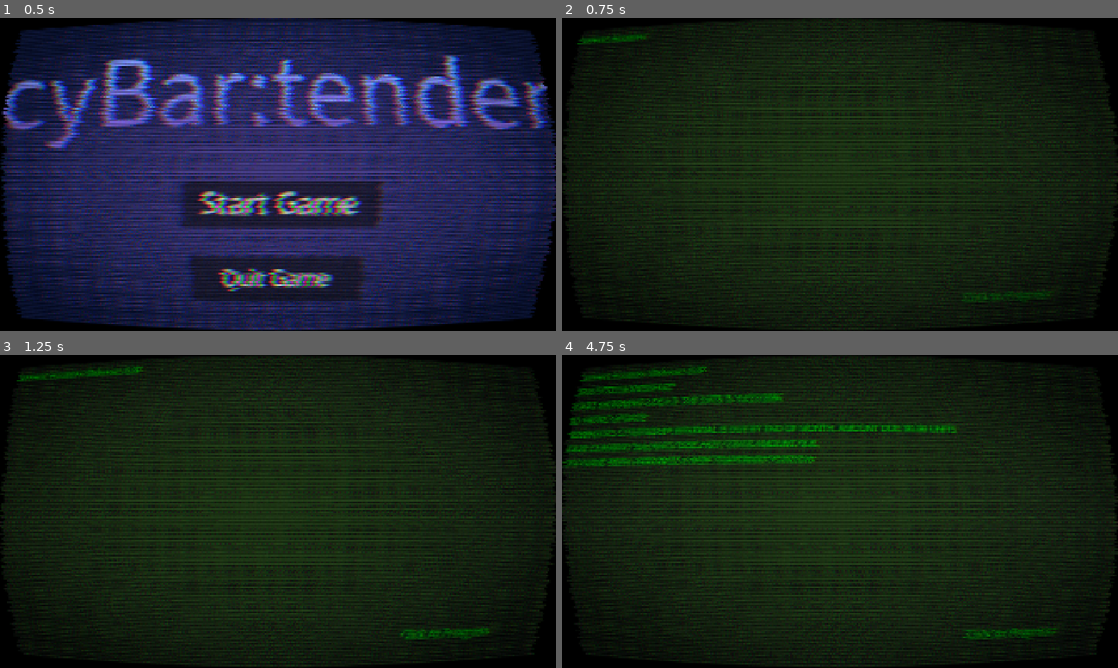
Above: before the commit, frames 1-4 (two rows, left to right).
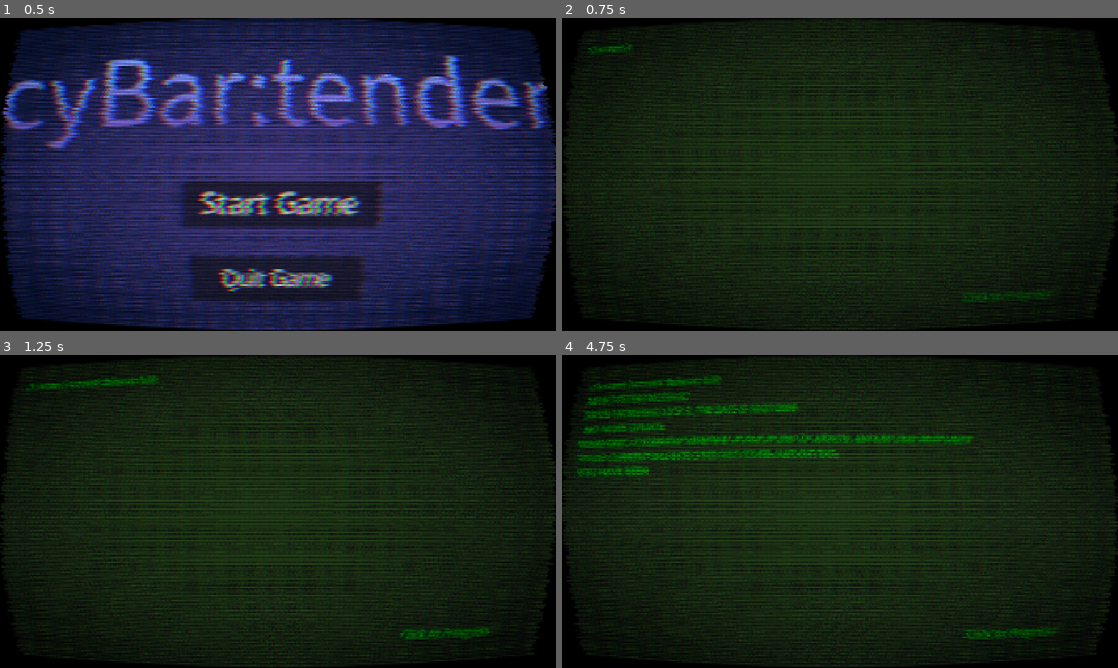
Above: after the commit, the same moments.

Repository: witenson-cmyk/cyBar-tender
Game: Godot game, scene res://start_screen.tscn
The game is run twice, just before and just after one commit, with the same random seed, the same clock (stepped at 60 frames per second) and the same inputs.
Inputs (mouse positions are in pixels of both pictures, inside the frame that each line leads up to):
- Up to frame 1 (0.5 s): no input
- Up to frame 2 (0.75 s): click "Start Game" at 0.5 s
- Up to frame 3 (1.25 s): no input
- Up to frame 4 (4.75 s): tap Enter (ui_accept) at 1.25, 2.75, 4.25 s; move the mouse to (962, 495) at 1.27 s; hold Enter (ui_accept) 1.28-2 s; click (962, 495) at 1.42 s; drag from (728, 527) to (812, 574) at 2.02 s; move the mouse to (895, 442) at 2.77 s; hold Enter (ui_accept) 2.78-3.5 s; tap T (lock_tooltip) at 2.85 s; click (895, 442) at 2.92 s; drag from (812, 574) to (673, 464) at 3.52 s; move the mouse to (1006, 558) at 4.27 s; hold Enter (ui_accept) from 4.28 s (still down); click (1006, 558) at 4.42 s

Frame 1 is identical in both runs. In frame 2, 0.3% of the frame differs, in the area x 2-16%, y 4-12%; in frame 3, 0.8%; in frame 4, 7.6%, in the area x 0-74%, y 3-39%.

Commit message:
basic sounds

Diff:
--- a/Resources/savegame.tres
+++ b/Resources/savegame.tres
@@ -1,6 +1,6 @@
-[gd_resource type="Resource" script_class="player_data" format=3]
+[gd_resource type="Resource" script_class="player_data" format=3 uid="uid://dmvcvnu0r0ip7"]
 
-[ext_resource type="Script" path="res://Scripts/playerData.gd" id="1_0jntd"]
+[ext_resource type="Script" uid="uid://ctrmi7s1alhh3" path="res://Scripts/playerData.gd" id="1_0jntd"]
 
 [resource]
 script = ExtResource("1_0jntd")
--- /dev/null
+++ b/Scripts/audio_manager.gd
@@ -0,0 +1,19 @@
+extends Node2D
+@onready var actual_end: AudioStreamPlayer = $ActualEnd
+@onready var button_noise: AudioStreamPlayer = $ButtonNoise
+@onready var correct: AudioStreamPlayer = $Correct
+@onready var ding: AudioStreamPlayer = $Ding
+@onready var sploosh: AudioStreamPlayer = $Sploosh
+@onready var wrong: AudioStreamPlayer = $Wrong
+@onready var clink: AudioStreamPlayer = $PhotosMetalClink415813
+@onready var low_clink: AudioStreamPlayer = $LowClink
+@onready var ping: AudioStreamPlayer = $Ping
+
+# Called when the node enters the scene tree for the first time.
+func _ready() -> void:
+	pass
+
+
+# Called every frame. 'delta' is the elapsed time since the previous frame.
+func _process(delta: float) -> void:
+	pass
--- a/bookControl.gd
+++ b/Scripts/bookControl.gd
@@ -66,10 +66,13 @@
 		left.visible=true
 
 func _on_open_book_button_down() -> void:
+	AudioManager.button_noise.play()
 	open = not open
 
 func _on_right_button_down() -> void:
+	AudioManager.button_noise.play()
 	page+=1
 
 func _on_left_button_down() -> void:
+	AudioManager.button_noise.play()
 	page-=1
--- a/Scripts/gameManager.gd
+++ b/Scripts/gameManager.gd
@@ -70,6 +70,7 @@
 						load_peeps()
 					newPerson=instance.instantiate()
 					get_node("patrons").add_child(newPerson)
+					AudioManager.ding.play()
 					didIt=true
 					newPerson.position.x=500*ran-800
 					newPerson.position.y=350
@@ -101,11 +102,13 @@
 
 	#end the day
 	if gameHT==2 and day<5:
+		AudioManager.actual_end.play()
 		save_game.days+=1
 		save_game.points+=points
 		save_game.write_savegame()
 		get_tree().change_scene_to_file("res://next_day.tscn")
 	elif day==5:
+		AudioManager.actual_end.play()
 		save_game.points+=points-9000
 		save_game.write_savegame()
 		if save_game.points>=0:
@@ -125,6 +128,7 @@
 	label.text="Tips: "+pointLabel+"       Citations Remaining: "+str(lives)+"       Time: "+gameHL+":"+gameML
 
 func _on_button_button_down() -> void:
+	AudioManager.button_noise.play()
 	dayStarted=true
 	get_node("startDay").queue_free()
 
--- a/Scripts/liquid.gd
+++ b/Scripts/liquid.gd
@@ -4,6 +4,7 @@
 @export var toAdd="vodka"
 var off=Vector2(0,0)
 var previousPosition = startingPos
+var random=RandomNumberGenerator.new()
 # Called when the node enters the scene tree for the first time.
 func _ready() -> void:
 	pass # Replace with function body.
@@ -40,6 +41,8 @@
 					if(all==toAdd):
 						return
 				thing.added.append(toAdd)
+				AudioManager.sploosh.pitch_scale=.4+float(random.randi()%50)/100
+				AudioManager.sploosh.play()
 				return
 
 func _mouse_enter() -> void:
--- a/Scripts/next_day.gd
+++ b/Scripts/next_day.gd
@@ -67,8 +67,12 @@
 		cameraBMAX=0
 	camera.position.y=clamp(camera.position.y,0,cameraBMAX)
 	if visChars < point.get_total_character_count():
-		visChars+=75*delta
+		visChars+=45*delta
+		visChars=clamp(visChars,0,point.get_total_character_count())
+	var prevCharacters = point.visible_characters
 	point.visible_characters=visChars
+	if int(prevCharacters)!=int(point.visible_characters):
+		AudioManager.ping.play()
 
 	i += 2.5*delta
 	if i >=360:
--- a/Scripts/object.gd
+++ b/Scripts/object.gd
@@ -49,6 +49,8 @@
 
 func _on_button_button_down() -> void:
 	dragging = true
+	AudioManager.clink.pitch_scale=.9
+	AudioManager.clink.play()
 	off = get_global_mouse_position() - global_position
 
 func _on_button_button_up() -> void:
@@ -57,6 +59,7 @@
 	if(placed!=null):
 		for thing in placed:
 			if thing.get_meta("place")==true:
+				AudioManager.low_clink.play()
 				lastok=thing.global_position
 				thing.set_meta("place",false)
 				if(lastPlace!=null):
@@ -73,8 +76,10 @@
 					if thing.wants.has("on the rocks"):
 						pointsToAdd+=150
 					get_tree().current_scene.points+=pointsToAdd
+					AudioManager.correct.play()
 				else:
 					get_tree().current_scene.lives=get_tree().current_scene.lives-1
+					AudioManager.wrong.play()
 				thing.queue_free()
 				lastPlace.set_meta("place",true)
 				queue_free()
--- a/Scripts/start_screen.gd
+++ b/Scripts/start_screen.gd
@@ -20,4 +20,5 @@
 
 
 func _on_start_game_button_down() -> void:
+	AudioManager.button_noise.play()
 	get_tree().change_scene_to_file("res://next_day.tscn")
--- /dev/null
+++ b/audio_manager.tscn
@@ -0,0 +1,51 @@
+[gd_scene format=3 uid="uid://c0445a3fx07i"]
+
+[ext_resource type="AudioStream" uid="uid://dsyaakfqkkond" path="res://sounds/actualEnd.wav" id="1_l2k84"]
+[ext_resource type="Script" uid="uid://cnq4547k6a2uq" path="res://Scripts/audio_manager.gd" id="1_l55mp"]
+[ext_resource type="AudioStream" uid="uid://dlt6tfv0g6dn2" path="res://sounds/buttonNoise.wav" id="2_l55mp"]
+[ext_resource type="AudioStream" uid="uid://b3rg8ae5ipcbf" path="res://sounds/correct.wav" id="3_v0gdi"]
+[ext_resource type="AudioStream" uid="uid://x00orpb7p5p5" path="res://sounds/ding.wav" id="4_7fh0q"]
+[ext_resource type="AudioStream" uid="uid://dh5xkra4qmtb6" path="res://sounds/sploosh.wav" id="5_op7ad"]
+[ext_resource type="AudioStream" uid="uid://cqlwygwtsmw3n" path="res://sounds/wrong.wav" id="6_wby2p"]
+[ext_resource type="AudioStream" uid="uid://byw3d5gurcjvm" path="res://sounds/photos-metal-clink-415813.wav" id="8_v0gdi"]
+[ext_resource type="AudioStream" uid="uid://dn47qmbwkeytt" path="res://sounds/lowClink.wav" id="9_7fh0q"]
+[ext_resource type="AudioStream" uid="uid://cxpaqvt1n85xc" path="res://sounds/ping.wav" id="9_op7ad"]
+
+[node name="audioManager" type="Node2D" unique_id=415179991]
+script = ExtResource("1_l55mp")
+
+[node name="ActualEnd" type="AudioStreamPlayer" parent="." unique_id=247873113]
+stream = ExtResource("1_l2k84")
+volume_db = -8.0
+
+[node name="ButtonNoise" type="AudioStreamPlayer" parent="." unique_id=1898152825]
+stream = ExtResource("2_l55mp")
+volume_db = -8.0
+
+[node name="Correct" type="AudioStreamPlayer" parent="." unique_id=681694188]
+stream = ExtResource("3_v0gdi")
+volume_db = -8.0
+
+[node name="Ding" type="AudioStreamPlayer" parent="." unique_id=537724074]
+stream = ExtResource("4_7fh0q")
+volume_db = -8.0
+
+[node name="Sploosh" type="AudioStreamPlayer" parent="." unique_id=1965259686]
+stream = ExtResource("5_op7ad")
+volume_db = -8.0
+
+[node name="Wrong" type="AudioStreamPlayer" parent="." unique_id=23970613]
+stream = ExtResource("6_wby2p")
+volume_db = -8.0
+
+[node name="PhotosMetalClink415813" type="AudioStreamPlayer" parent="." unique_id=1610638389]
+stream = ExtResource("8_v0gdi")
+volume_db = -8.0
+
+[node name="Ping" type="AudioStreamPlayer" parent="." unique_id=1166493309]
+stream = ExtResource("9_op7ad")
+volume_db = -20.0
+pitch_scale = 1.1
+
+[node name="LowClink" type="AudioStreamPlayer" parent="." unique_id=558163051]
+stream = ExtResource("9_7fh0q")
--- a/next_day.tscn
+++ b/next_day.tscn
@@ -69,10 +69,10 @@
 text = "Click to Progress"
 
 [node name="RichTextLabel" type="RichTextLabel" parent="." unique_id=1568137564]
-offset_left = -970.0
-offset_top = -522.0
-offset_right = 988.0
-offset_bottom = 527.0
+offset_left = -910.0
+offset_top = -486.0
+offset_right = 902.0
+offset_bottom = 496.0
 theme = SubResource("Theme_3n2aa")
 theme_override_colors/default_color = Color(6.738305e-07, 0.74408203, 0.064985365, 1)
 theme_override_constants/line_separation = 8
--- a/node_2d.tscn
+++ b/node_2d.tscn
@@ -9,7 +9,7 @@
 [ext_resource type="Script" uid="uid://dykgcvsu6yety" path="res://Scripts/tazer.gd" id="5_kdubu"]
 [ext_resource type="Script" uid="uid://byimbx3sgyx57" path="res://Scripts/drawer.gd" id="5_q6r6c"]
 [ext_resource type="Texture2D" uid="uid://drvo6ou65kvyb" path="res://Sprites/spooooon.png" id="6_ei405"]
-[ext_resource type="Script" uid="uid://xl1dyi3yxv47" path="res://bookControl.gd" id="7_4d7sh"]
+[ext_resource type="Script" uid="uid://xl1dyi3yxv47" path="res://Scripts/bookControl.gd" id="7_4d7sh"]
 [ext_resource type="Texture2D" uid="uid://ev3k0ydm5px3" path="res://Sprites/shakin.png" id="7_e8dv2"]
 [ext_resource type="Texture2D" uid="uid://c0mpip2lv2cl6" path="res://Sprites/bowawa.png" id="7_flf07"]
 [ext_resource type="Texture2D" uid="uid://ckcbpf5kg781v" path="res://Sprites/grenadineine.png" id="8_k73cj"]
--- a/project.godot
+++ b/project.godot
@@ -20,12 +20,13 @@
 TooltipManager="*uid://brqdjqtp7oci6"
 TooltipPlaceholderVariables="*uid://nel5st3wktcw"
 TooltipLinkData="*uid://bjkjmtptqed1y"
+AudioManager="*uid://c0445a3fx07i"
 
 [display]
 
 window/size/viewport_width=1920
 window/size/viewport_height=1080
-window/size/mode=2
+window/size/mode=3
 window/stretch/mode="canvas_items"
 window/stretch/aspect="expand"
 
Not shown, added: Scripts/audio_manager.gd.uid
Renamed: bookControl.gd.uid -> Scripts/bookControl.gd.uid
Not shown, added: sounds/actualEnd.wav.import
Not shown, added: sounds/buttonNoise.wav.import
Not shown, added: sounds/correct.wav.import
Not shown, added: sounds/ding.wav.import
Not shown, added: sounds/lowClink.wav.import
Not shown, added: sounds/photos-metal-clink-415813.wav.import
Not shown, added: sounds/ping.wav.import
Not shown, added: sounds/sploosh.wav.import
Not shown, added: sounds/wrong.wav.import
Not shown, added: sounds/actualEnd
(and 14 more such lines)
